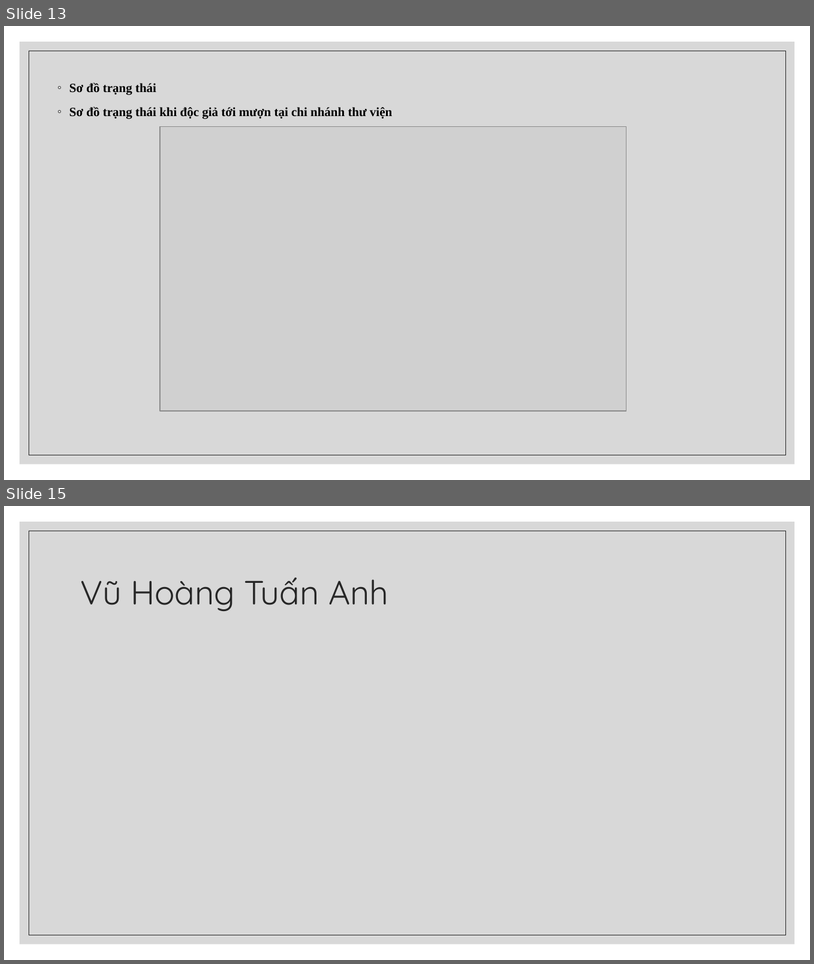
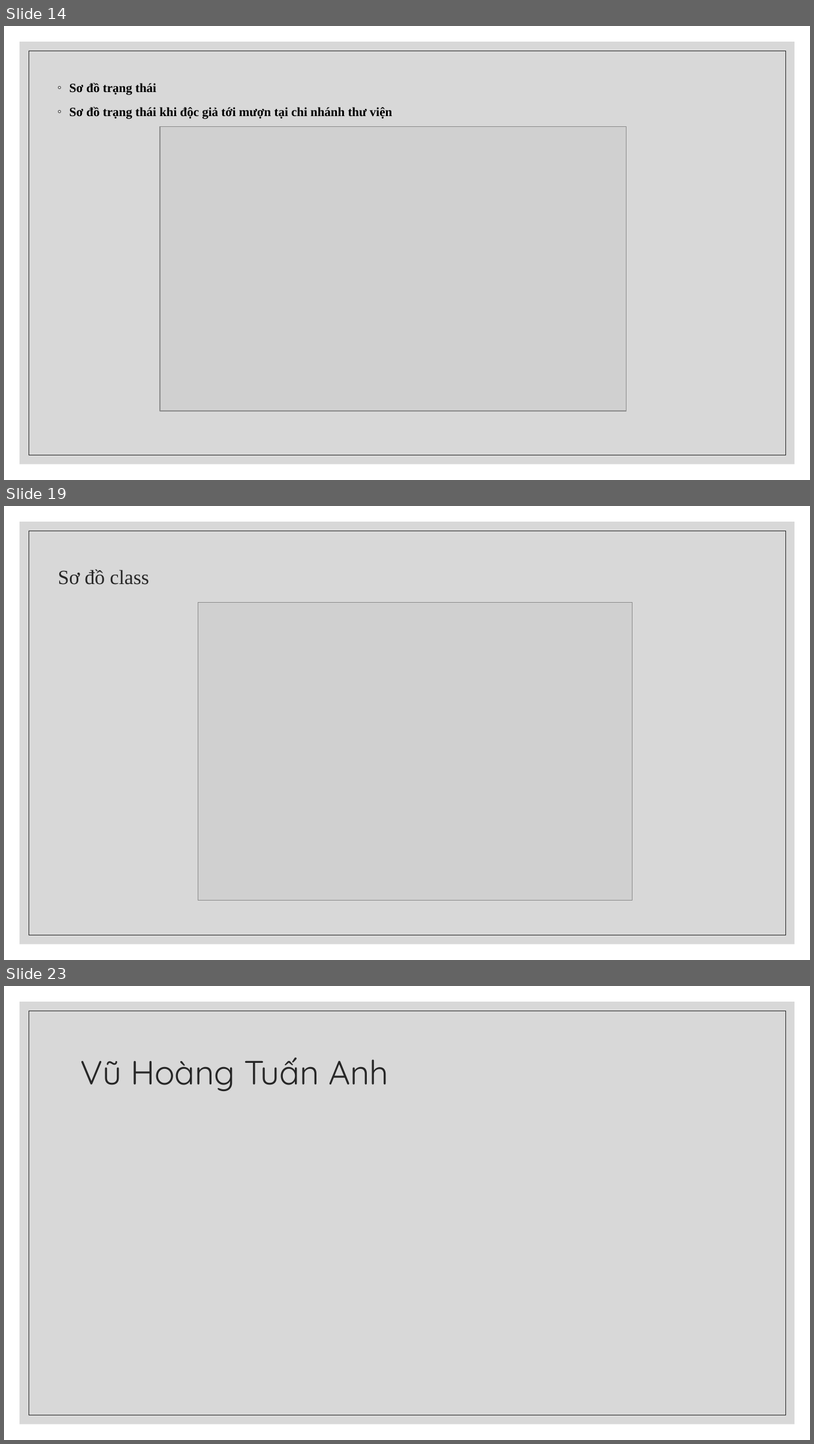
Before and after one commit to HuynhMinh02/THICUOIKI, a slide deck: src/baithicuoiki/Báo-cáo-đề-án-phát-triển-phần-mềm-OPEN-LIBRARY.pptx. Shown one above the other, each under a label of ours: slides 13 and 15 before the commit, slides 14, 19 and 23 after it; the slides between them are not shown. The pictures are 814x964 and 814x1444 pixels, drawn with LibreOffice and Linux fonts; fonts in the diff are those of the drawing; grey boxes stand for pictures. Boxes give left, top, right and bottom in pixels: in the first picture for what was removed or moved away, otherwise in the second. Text is boxed around its words. In the diff, an @@ line names an element or a change of style, - is before the commit and + after.

```diff
--- a/src/baithicuoiki/Báo-cáo-đề-án-phát-triển-phần-mềm-OPEN-LIBRARY.pptx
+++ b/src/baithicuoiki/Báo-cáo-đề-án-phát-triển-phần-mềm-OPEN-LIBRARY.pptx
@@ slide 19 added at (4,506,810,960), background #FFFFFF; not listed: 2 template elements that a slide beside it also shows @@
@@ title added at (58,569,149,585), 24 pt, text #262626 @@
+Sơ đồ class
@@ picture added at (198,603,633,900) @@
@@ what was slide 13 is now slide 14 @@
@@ what was slide 15 is now slide 23 @@
```
Also in this commit, not shown: 2 slides changed, 7 other slides added, 1 other file.
